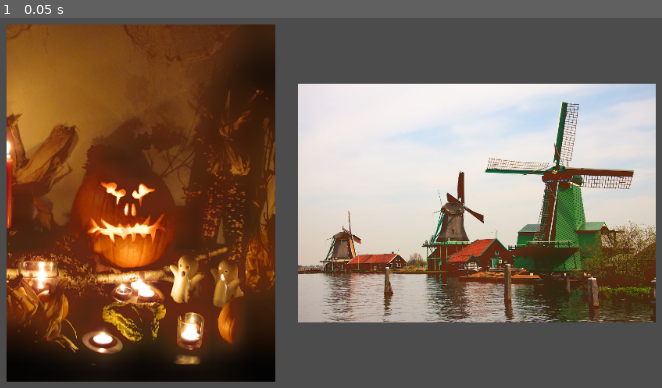
Above: before the commit, frame 1.
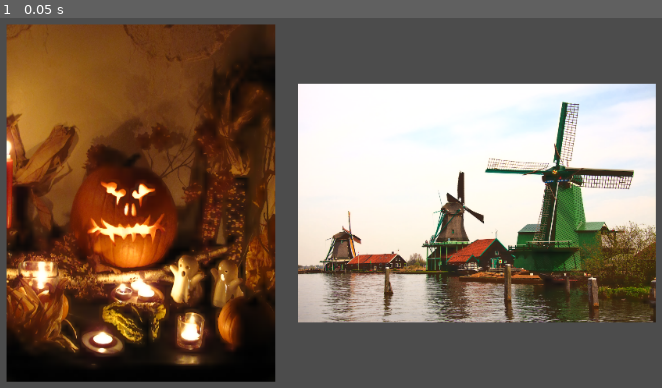
Above: after the commit, the same moment.

Repository: matthewkurnia/painter
Game: Godot game, scene res://tests/ShaderTests.tscn
Two runs of this game, one before a commit and one after it. Both use one fixed random seed, a clock stepped at 60 frames per second and the inputs below.
Inputs:
- Up to frame 1 (0.05 s): no input

The runs differ from the first frame. In frame 1, 17% of the frame differs, in the area x 1-100%, y 1-94%.

Commit message:
better value grouping

Diff:
--- a/materials/value_grouping_material.tres
+++ b/materials/value_grouping_material.tres
@@ -4,10 +4,11 @@
 
 [resource]
 shader = ExtResource( 1 )
-shader_param/highlight_threshold = 0.9
-shader_param/highlight_fade_distance = 0.05
-shader_param/highlight_lod = 2.0
+shader_param/highlight_threshold = 0.811
+shader_param/highlight_fade_distance = 0.2
+shader_param/highlight_lod = 3.5
+shader_param/highlight_bias = Color( 0.101961, 0.101961, 0.101961, 0 )
 shader_param/shadow_threshold = 0.2
 shader_param/shadow_fade_distance = 0.05
-shader_param/shadow_lod = 6.5
-shader_param/shadow_bias = Color( 0.394531, 0.152258, 0.0631866, 1 )
+shader_param/shadow_lod = 4.0
+shader_param/shadow_bias = Color( 0.360784, 0.145098, 0.0627451, 0.34902 )
--- a/shaders/value_grouping.gdshader
+++ b/shaders/value_grouping.gdshader
@@ -3,12 +3,62 @@
 uniform float highlight_threshold: hint_range(0.0, 1.0) = 0.9;
 uniform float highlight_fade_distance: hint_range(0.0, 0.2) = 0.05;
 uniform float highlight_lod: hint_range(0.0, 10.0, 0.5) = 2.0;
+uniform vec4 highlight_bias: hint_color;
 uniform float shadow_threshold: hint_range(0.0, 1.0) = 0.2;
 uniform float shadow_fade_distance: hint_range(0.0, 0.2) = 0.05;
 uniform float shadow_lod: hint_range(0.0, 10.0, 0.5) = 4.0;
 uniform vec4 shadow_bias: hint_color;
 
 const float PI = 3.14159265358979323846;
+const float X_ABS = 1.0;
+const float Y_ABS = 1.0;
+const float Z_ABS = 1.0;
+
+const mat3 mat_rgb_to_xyz = mat3(
+	vec3(0.412453, 0.212671, 0.019334),
+	vec3(0.357580, 0.715160, 0.119193),
+	vec3(0.180423, 0.072169, 0.950227)
+);
+
+const mat3 mat_xyz_to_rgb = mat3(
+	vec3(3.240479, -0.969256, 0.055648),
+	vec3(-1.537150, 1.875992, -0.204043),
+	vec3(-0.498535, 0.041556, 1.057311)
+);
+
+vec3 rgb_to_xyz(vec3 input) {
+	return mat_rgb_to_xyz * input;
+}
+
+vec3 xyz_to_rgb(vec3 input) {
+	return mat_xyz_to_rgb * input;
+}
+
+float f(float t) {
+	if (t > 0.008856) return pow(t, 0.333333);
+	return 7.787 * t + 0.137931;
+}
+
+vec3 xyz_to_cielab(vec3 input) {
+	float xn = input.x / X_ABS;
+	float yn = input.y / Y_ABS;
+	float zn = input.z / Z_ABS;
+	float l = 903.3 * yn;
+	if (yn > 0.008856) l = 116.0 * pow(yn, 0.333333) - 16.0;
+	return vec3(l, 500.0 * (f(xn) - f(yn)), 200.0 * (f(yn) - f(zn)));
+}
+
+vec3 cielab_to_xyz(vec3 input) {
+	float l = input.x;
+	float a = input.y;
+	float b = input.z;
+	float p = (l + 16.0) / 116.0;
+	return vec3(
+		X_ABS * pow(p + a / 500.0, 3.0),
+		Y_ABS * pow(p, 3.0),
+		Z_ABS * pow(p - b / 200.0, 3.0)
+	);
+}
 
 float trig_interpolate(float x, float a, float b) {
 	if (x <= a) return 0.0;
@@ -38,10 +88,30 @@
 		shadow_threshold + shadow_fade_distance
 	);
 
-//	COLOR = vec4(vec3(shadow), 1.0);
-//	COLOR = vec4(vec3(highlight), 1.0);
-	highlight_color = textureLod(TEXTURE, UV, highlight_lod);
-	shadow_color = min(textureLod(TEXTURE, UV, shadow_lod), shadow_bias);
+	float highligh_lightness = xyz_to_cielab(rgb_to_xyz(vec3(highlight_threshold + highlight_fade_distance))).x;
+	vec3 highlight_color_temp = xyz_to_cielab(rgb_to_xyz(textureLod(TEXTURE, UV, highlight_lod).rgb));
+	highlight_color = vec4(
+		mix(
+			xyz_to_rgb(cielab_to_xyz(vec3(highligh_lightness, highlight_color_temp.y, highlight_color_temp.z))),
+			highlight_bias.rgb,
+			highlight_bias.a
+		),
+		1.0
+	);
+	highlight_color = max(textureLod(TEXTURE, UV, highlight_lod), highlight_color);
+
+	float shadow_lightness = xyz_to_cielab(rgb_to_xyz(vec3(shadow_threshold - shadow_fade_distance))).x;
+	vec3 shadow_color_temp = xyz_to_cielab(rgb_to_xyz(textureLod(TEXTURE, UV, shadow_lod).rgb));
+	shadow_color = vec4(
+		mix(
+			xyz_to_rgb(cielab_to_xyz(vec3(shadow_lightness, shadow_color_temp.y, shadow_color_temp.z))),
+			shadow_bias.rgb,
+			shadow_bias.a
+		),
+		1.0
+	);
+	shadow_color = min(textureLod(TEXTURE, UV, shadow_lod), shadow_color);
+
 	original_color = textureLod(TEXTURE, UV, 0.0);
 
 	COLOR = mix(original_color, highlight_color, highlight);
